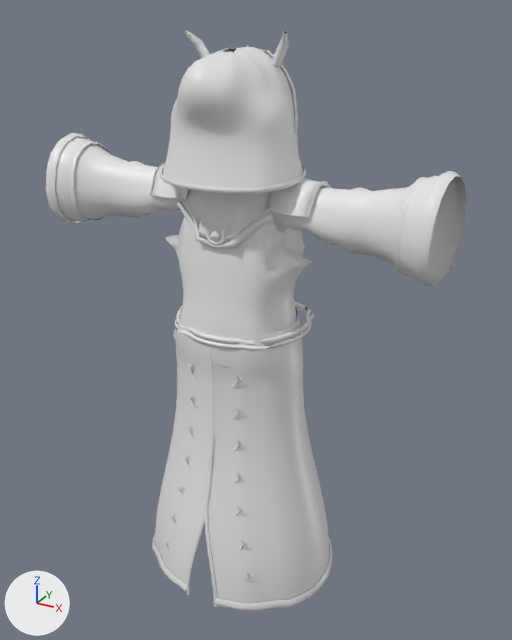
Renders of the glTF model godot-prototipo/equip2/robe_m_r3.glb from each side of a commit.
Both versions are drawn from a camera (50 mm lens) standing at (0.993, -1.711, 1.895) and looking at (0.031, 0.037, 1.021). The axes (+X, +Y, +Z) are drawn at lower left. The lights are the same throughout. The first picture is the older version. Where no turn or scale is listed for an object, it has been applied to the vertices. Vertices at exactly the same position are counted once.

Names of what the first picture shows: 'cabeca_capuz', 'peito_manto', 'peito_robe', 'quadril_cordao', 'quadril_saia_d', 'quadril_saia_e'.
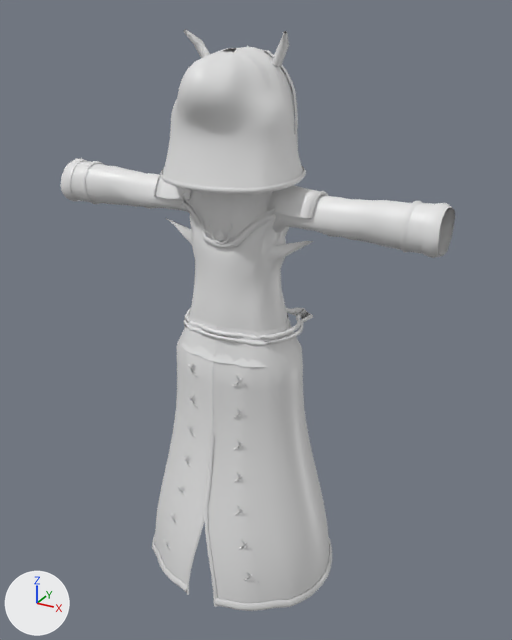
Changed parts and their boxes [x1, y1, x2, y2] in the pictures (512 x 640 px; the box of a moved part takes in the faces that stretch with it):
'peito_robe', reshaped (10% shorter): before [46, 133, 466, 366]; after [60, 158, 455, 367]
'quadril_saia_e', reshaped: before [205, 306, 332, 611]; after [205, 314, 332, 611]
'quadril_saia_d', reshaped (6% wider): before [152, 307, 214, 595]; after [152, 309, 218, 595]
'peito_manto', reshaped: before [149, 163, 331, 248]; after [153, 176, 328, 248]
'quadril_cordao', reshaped: before [175, 301, 314, 351]; after [184, 307, 313, 346]
part 2 of me_manto_003, moved or reshaped: before [206, 231, 225, 245]; after [211, 231, 229, 244]
part 3 of me_manto_003, moved or reshaped: before [149, 163, 331, 248]; after [153, 176, 328, 248]
part 5 of me_saia_d_003, moved or reshaped: before [173, 307, 213, 385]; after [177, 309, 218, 385]
part 6 of me_saia_e_003, moved or reshaped: before [209, 306, 303, 390]; after [212, 314, 303, 390]

The change, as a list of edits to the scene's bpy script:
```text
Change me_cordao_003:
    used by ob_quadril_cordao; location = (0.0, 0.0, 0.0)
    remove me_cordao_003.from_pydata(...)  # 662 vertices, 1200 faces; spans x -0.211..0.212, y -0.183..0.238, z 0.612..1.053
    add me_cordao_003.from_pydata(...)  # 662 vertices, 1200 faces; spans x -0.188..0.188, y -0.149..0.232, z 0.612..1.051
    me_cordao_003 part 1: 577 of 662 vertices moved; they spanned x -0.211..0.212, y -0.183..0.236, z 0.659..1.053 and now span x -0.188..0.188, y -0.149..0.23, z 0.66..1.051; mean shift (0.0, -0.005, -0.002); largest move (0.0, 0.191, 1.047) -> (-0.001, 0.146, 1.035)
    other edits to the shape of me_cordao_003 do not show in these pictures
Change me_manto_003:
    used by ob_peito_manto; location = (0.0, 0.0, 0.0)
    remove me_manto_003.from_pydata(...)  # 1764 vertices, 3012 faces; spans x -0.261..0.261, y -0.146..0.178, z 1.295..1.515
    add me_manto_003.from_pydata(...)  # 1764 vertices, 3012 faces; spans x -0.259..0.259, y -0.118..0.099, z 1.291..1.536
    me_manto_003 part 2: the loose piece of 60 vertices spanning x -0.03..0.03, y -0.14..-0.132, z 1.305..1.341 is multiplied about its middle by the matrix ((1.002, -0.002, -0.013), (0.0, 0.888, 0.125), (0.0, 0.029, 0.937)), then moved by (0.0, 0.024, -0.006)
    me_manto_003 part 3: 1680 of 1764 vertices moved; they spanned x -0.261..0.261, y -0.146..0.178, z 1.295..1.515 and now span x -0.259..0.259, y -0.118..0.099, z 1.291..1.536; mean shift (0.0, -0.006, -0.01); largest move (-0.003, 0.178, 1.497) -> (-0.003, 0.099, 1.503)
Change me_robe_tronco_003:
    used by ob_peito_robe; location = (0.0, 0.0, 0.0)
    remove me_robe_tronco_003.from_pydata(...)  # 1536 vertices, 2706 faces; spans x -0.606..0.606, y -0.171..0.163, z 0.957..1.544
    add me_robe_tronco_003.from_pydata(...)  # 1536 vertices, 2706 faces; spans x -0.598..0.598, y -0.161..0.15, z 0.956..1.501
    me_robe_tronco_003 part 4: 1536 of 1536 vertices moved; they spanned x -0.606..0.606, y -0.171..0.163, z 0.957..1.544 and now span x -0.598..0.598, y -0.161..0.15, z 0.956..1.501; mean shift (0.0, -0.002, -0.001)
Change me_saia_d_003:
    used by ob_quadril_saia_d; location = (0.0, 0.0, 0.0)
    remove me_saia_d_003.from_pydata(...)  # 688 vertices, 1118 faces; spans x -0.324..0.009, y -0.28..0.274, z 0.147..1.059
    add me_saia_d_003.from_pydata(...)  # 688 vertices, 1118 faces; spans x -0.324..0.009, y -0.28..0.274, z 0.147..1.062
    me_saia_d_003 part 5: 60 of 688 vertices moved; they spanned x -0.203..0.002, y -0.179..0.164, z 0.936..1.059 and now span x -0.202..0.002, y -0.168..0.158, z 0.936..1.062; mean shift (0.009, 0.0, -0.002); largest move (0.002, 0.153, 1.059) -> (0.002, 0.107, 1.045)
Change me_saia_e_003:
    used by ob_quadril_saia_e; location = (0.0, 0.0, 0.0)
    remove me_saia_e_003.from_pydata(...)  # 688 vertices, 1118 faces; spans x -0.009..0.323, y -0.28..0.274, z 0.147..1.059
    add me_saia_e_003.from_pydata(...)  # 688 vertices, 1118 faces; spans x -0.009..0.323, y -0.28..0.274, z 0.147..1.062
    me_saia_e_003 part 6: 60 of 688 vertices moved; they spanned x -0.002..0.202, y -0.18..0.164, z 0.936..1.059 and now span x -0.003..0.201, y -0.168..0.158, z 0.936..1.062; mean shift (-0.009, 0.0, -0.002); largest move (-0.002, 0.153, 1.059) -> (-0.003, 0.107, 1.045)
```
